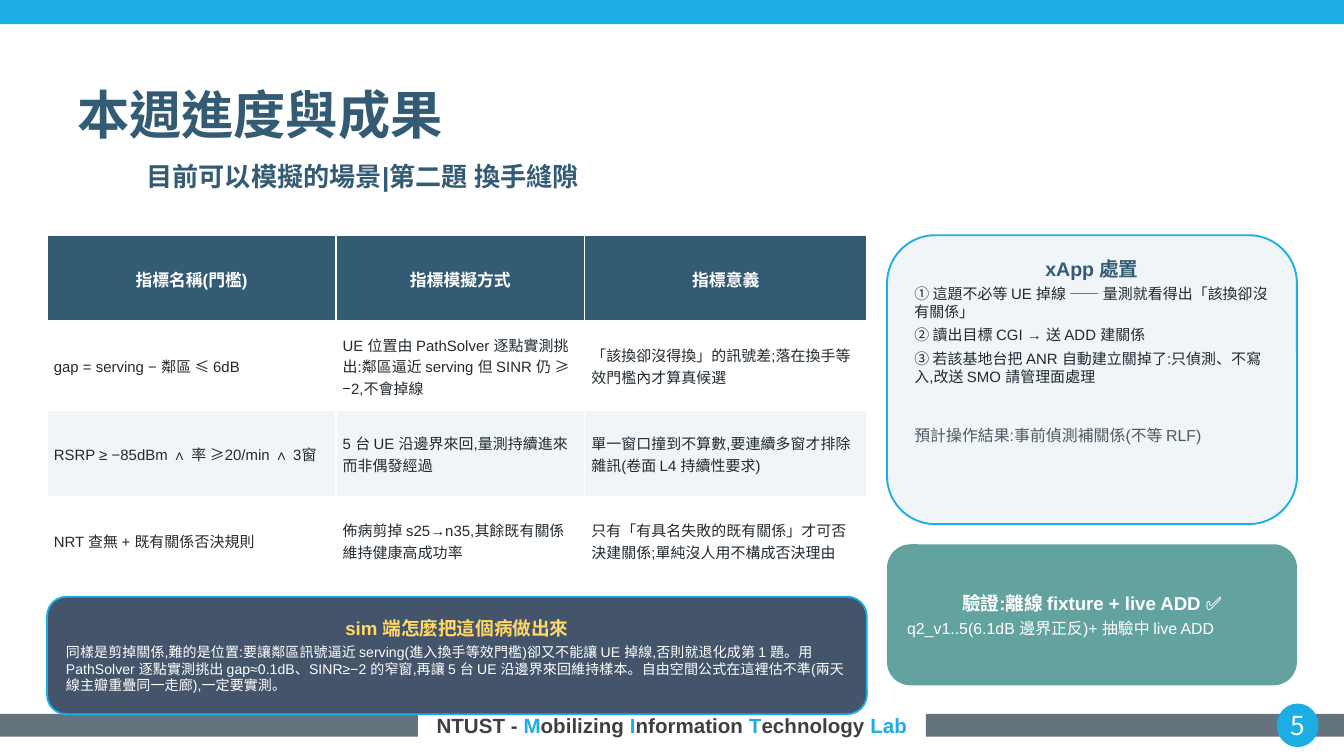
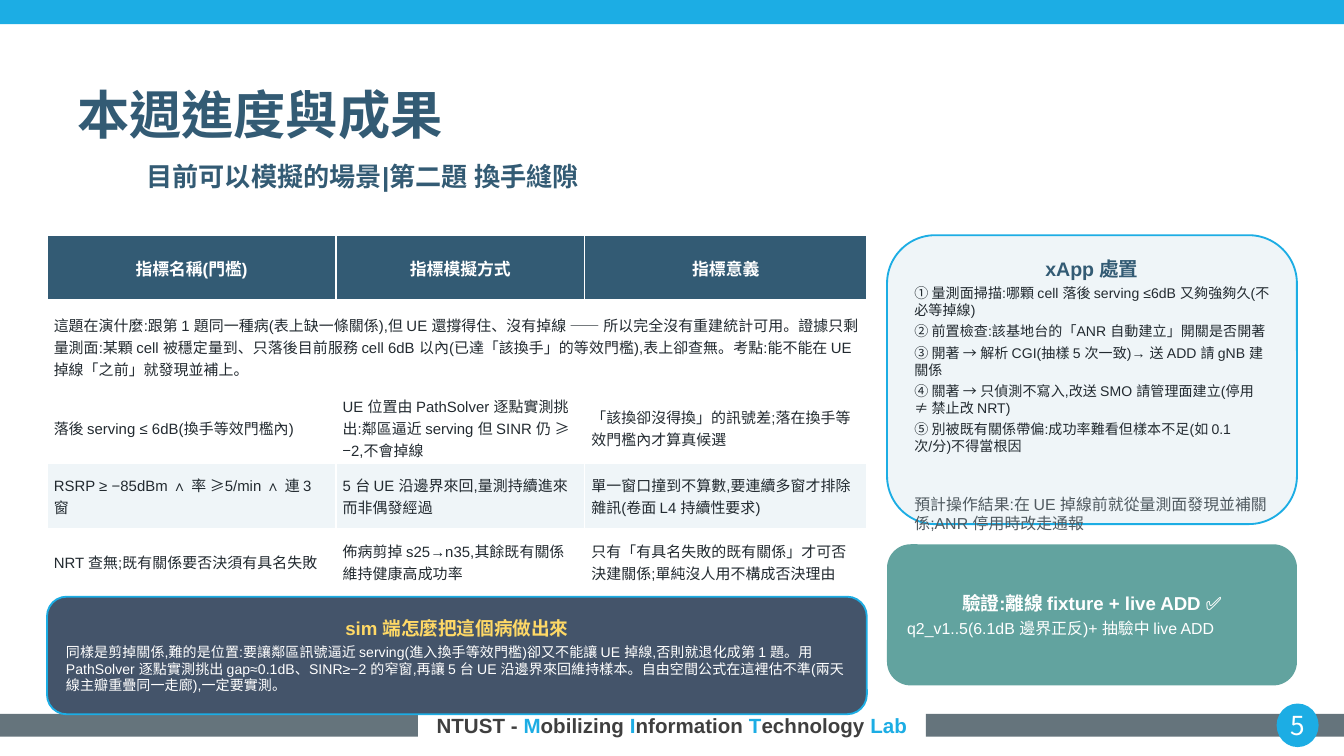
Before and after one commit to kimOuO/RAN-sim-OAI, a slide deck: slide 5 of docs/report/8_27_進度報告_v10十二題.pptx. Drawn at 1344x756 pixels with LibreOffice and Linux fonts; fonts in the diff are those of the drawing; background and template pictures are left out. Boxes give left, top, right and bottom in pixels: in the first picture for what was removed or moved away, otherwise in the second. Text is boxed around its words. In the diff, an @@ line names an element or a change of style, - is before the commit and + after.

```diff
--- a/docs/report/8_27_進度報告_v10十二題.pptx
+++ b/docs/report/8_27_進度報告_v10十二題.pptx
@@ table at (47, 235, 867, 585) @@
-row 2: gap = serving − 鄰區 ≤ 6dB | UE 位置由 PathSolver 逐點實測挑出:鄰區逼近 serving 但 SINR 仍 ≥ −2,不會掉線 | 「該換卻沒得換」的訊號差;落在換手等效門檻內才算真候選
-row 3: RSRP ≥ −85dBm ∧ 率 ≥20/min ∧ 3窗 | 5 台 UE 沿邊界來回,量測持續進來而非偶發經過 | 單一窗口撞到不算數,要連續多窗才排除雜訊(卷面 L4 持續性要求)
-row 4: NRT 查無 + 既有關係否決規則 | 佈病剪掉 s25→n35,其餘既有關係維持健康高成功率 | 只有「有具名失敗的既有關係」才可否決建關係;單純沒人用不構成否決理由
+row 2: 這題在演什麼:跟第 1 題同一種病(表上缺一條關係),但 UE 還撐得住、沒有掉線 —— 所以完全沒有重建統計可用。證據只剩量測面:某顆 cell 被穩定量到、只落後目前服務 cell 6dB 以內(已達「該換手」的等效門檻),表上卻查無。考點:能不能在 UE 掉線「之前」就發現並補上。 |  | 
+row 3: 落後 serving ≤ 6dB(換手等效門檻內) | UE 位置由 PathSolver 逐點實測挑出:鄰區逼近 serving 但 SINR 仍 ≥ −2,不會掉線 | 「該換卻沒得換」的訊號差;落在換手等效門檻內才算真候選
+row 4: RSRP ≥ −85dBm ∧ 率 ≥5/min ∧ 連 3 窗 | 5 台 UE 沿邊界來回,量測持續進來而非偶發經過 | 單一窗口撞到不算數,要連續多窗才排除雜訊(卷面 L4 持續性要求)
+row 5: NRT 查無;既有關係要否決須有具名失敗 | 佈病剪掉 s25→n35,其餘既有關係維持健康高成功率 | 只有「有具名失敗的既有關係」才可否決建關係;單純沒人用不構成否決理由
@@ text in rounded rectangle at (914, 286, 1269, 531): text changed; size 8 to 7.5 pt @@
-① 這題不必等 UE 掉線 —— 量測就看得出「該換卻沒有關係」
-② 讀出目標 CGI → 送 ADD 建關係
-③ 若該基地台把 ANR 自動建立關掉了:只偵測、不寫入,改送 SMO 請管理面處理
-預計操作結果:事前偵測補關係(不等 RLF)
+① 量測面掃描:哪顆 cell 落後 serving ≤6dB 又夠強夠久(不必等掉線)
+② 前置檢查:該基地台的「ANR 自動建立」開關是否開著
+③ 開著 → 解析 CGI(抽樣 5 次一致)→ 送 ADD 請 gNB 建關係
+④ 關著 → 只偵測不寫入,改送 SMO 請管理面建立(停用 ≠ 禁止改 NRT)
+⑤ 別被既有關係帶偏:成功率難看但樣本不足(如 0.1 次/分)不得當根因
+預計操作結果:在 UE 掉線前就從量測面發現並補關係;ANR 停用時改走通報
```
Also in this commit, not shown: 2 other slides changed, 1 other file.
